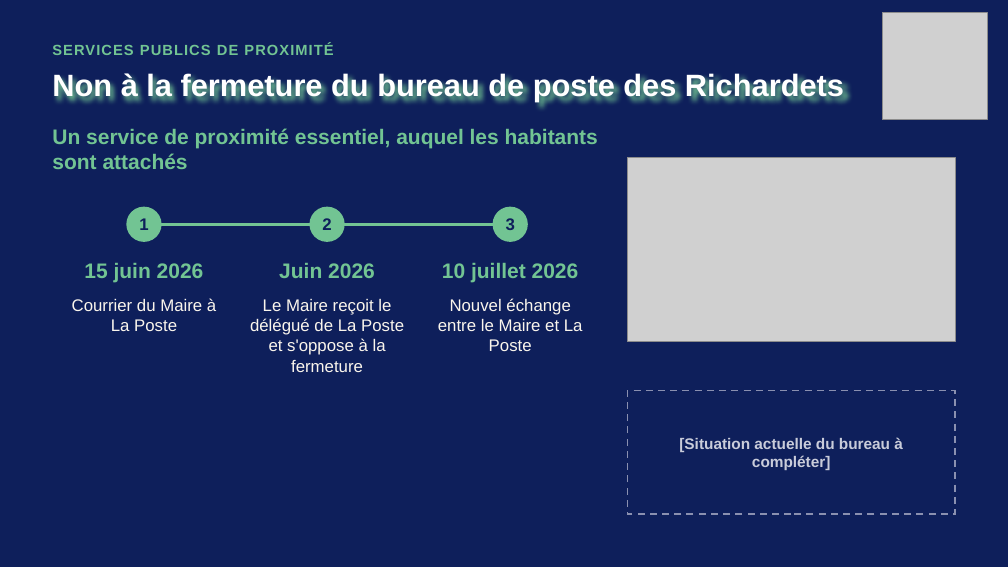
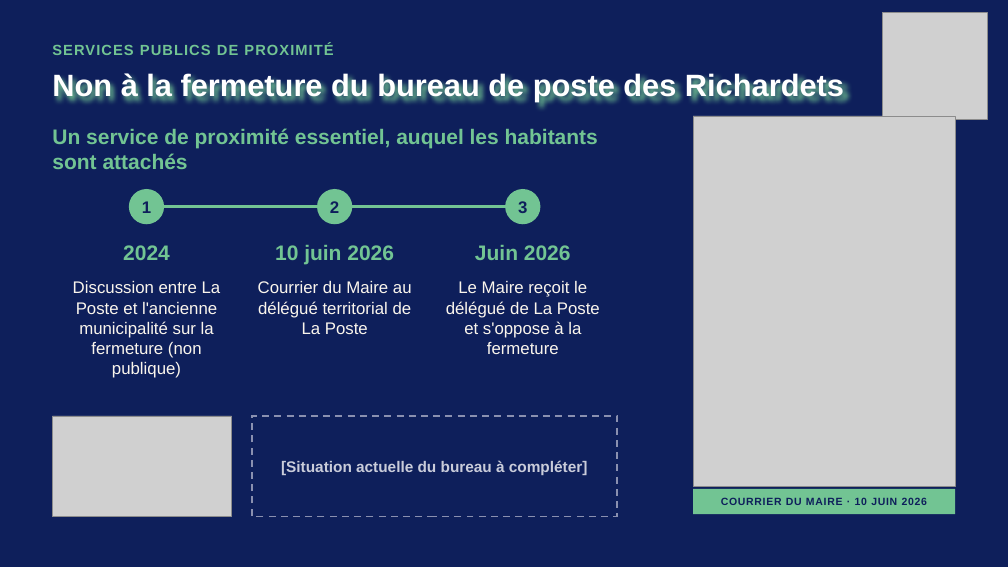
Before and after one commit to benjaminboussemart74-design/Operation_robespierre, a slide deck: slide 15 of reunion_richardets_2026-10-14/PPT_Richardets_V1.pptx (slide 14 before the commit). Drawn at 1008x567 pixels with LibreOffice and Linux fonts; fonts in the diff are those of the drawing; grey boxes stand for pictures. Boxes give left, top, right and bottom in pixels: in the first picture for what was removed or moved away, otherwise in the second. Text is boxed around its words. In the diff, an @@ line names an element or a change of style, - is before the commit and + after.

```diff
--- a/reunion_richardets_2026-10-14/PPT_Richardets_V1.pptx
+++ b/reunion_richardets_2026-10-14/PPT_Richardets_V1.pptx
@@ picture added at [693,116,955,486] @@
@@ ellipse "1": place and size @@
-ellipse "1" at [127,207,162,242]
+ellipse "1" at [129,189,164,224]
@@ line moved from (144, 224) - (510, 224) to (147, 207) - (523, 207) @@
@@ ellipse "2": place and size @@
-ellipse "2" at [309,207,345,242]
+ellipse "2" at [317,189,352,224]
@@ ellipse "3": place and size @@
-ellipse "3" at [492,207,528,242]
+ellipse "3" at [505,189,540,224]
@@ text at [123,245,170,260]: text changed @@
-15 juin 2026
+2024
@@ text at [275,245,394,264]: text changed @@
-Juin 2026
+10 juin 2026
@@ text at [475,245,571,260]: text changed @@
-10 juillet 2026
+Juin 2026
@@ text at [73,281,221,378]: text changed @@
-Courrier du Maire à La Poste
+Discussion entre La Poste et l'ancienne municipalité sur la fermeture (non publique)
@@ text at [258,281,412,334]: text changed @@
-Le Maire reçoit le délégué de La Poste et s'oppose à la fermeture
+Courrier du Maire au délégué territorial de La Poste
@@ text at [446,281,600,354]: text changed @@
-Nouvel échange entre le Maire et La Poste
+Le Maire reçoit le délégué de La Poste et s'oppose à la fermeture
@@ picture: place and size @@
-picture at [627,157,955,342]
+picture at [52,416,232,517]
@@ rectangle: place and size @@
-rectangle at [627,391,955,514]
+rectangle at [252,416,617,517]
@@ text "[Situation actuelle du bureau à ..." rewrapped from [679,437,903,470] to [281,460,588,475] @@
@@ rectangle added at [693,489,955,514], fill #72C493 @@
@@ text added at [721,497,927,505], 15 pt, text #0E1F5B, bold @@
+COURRIER DU MAIRE · 10 JUIN 2026
```
Also in this commit, not shown: 3 other slides changed, 1 slide added, 4 other files.
